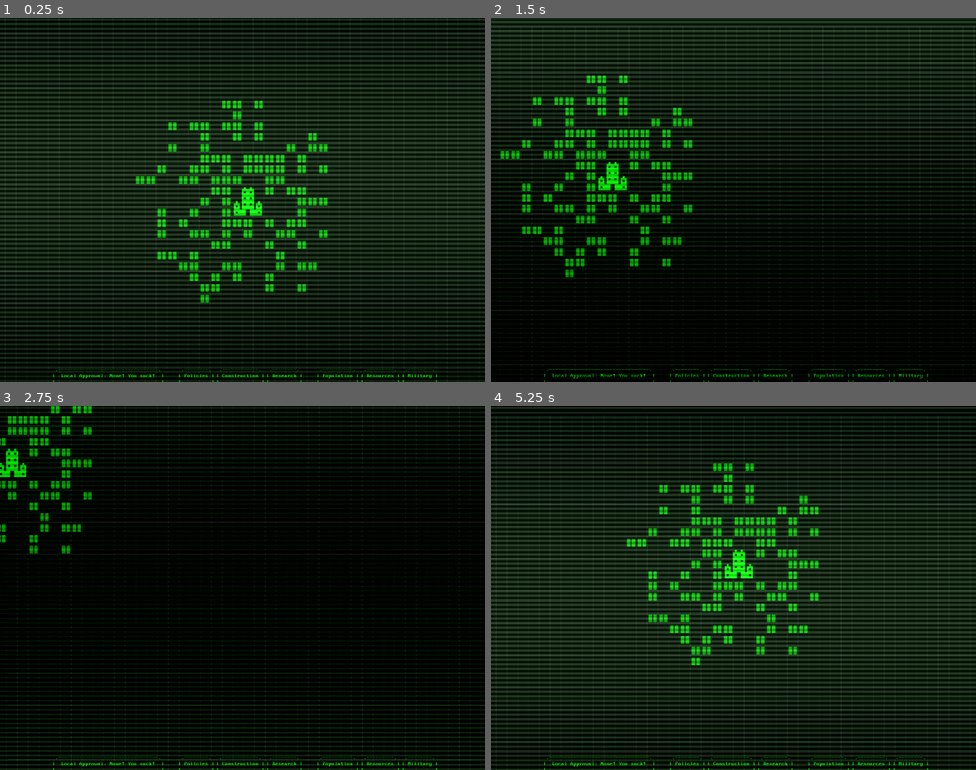
Above: before the commit, frames 1-4 (two rows, left to right).
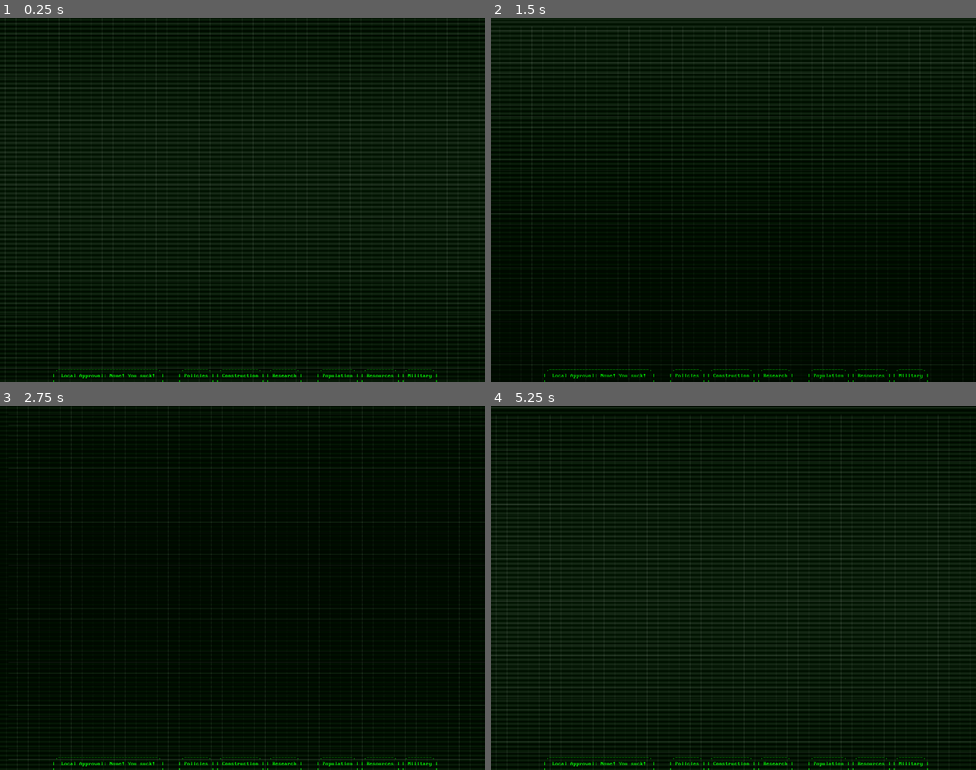
Above: after the commit, the same moments.

Repository: AlexHoratio/SATRAP
Game: Godot game, scene res://Scenes/satrap.tscn
The game is run twice, just before and just after one commit, with the same random seed, the same clock (stepped at 60 frames per second) and the same inputs. This scene is started directly instead of the project's main scene.
Inputs (mouse positions are in pixels of both pictures, inside the frame that each line leads up to):
- Up to frame 1 (0.25 s): no input
- Up to frame 2 (1.5 s): move the mouse to (840, 181) at 0.52 s; hold D (right) 0.53-1.28 s; click (840, 181) at 0.6 s; move the mouse to (636, 218) at 1.27 s; hold S (down) from 1.28 s (still down); click (636, 218) at 1.35 s
- Up to frame 3 (2.75 s): move the mouse to (291, 507) at 2.02 s; release S (down) at 2.03 s; hold D (right) from 2.03 s (still down); click (291, 507) at 2.1 s
- Up to frame 4 (5.25 s): move the mouse to (709, 660) at 2.77 s; release D (right) at 2.78 s; hold W (up) 2.78-3.53 s; click (709, 660) at 2.85 s; move the mouse to (879, 642) at 3.52 s; hold A (left) 3.53-5.03 s; click (879, 642) at 3.6 s; move the mouse to (588, 533) at 4.27 s; click (588, 533) at 4.35 s; move the mouse to (757, 588) at 5.02 s; hold S (down) from 5.03 s (still down); click (757, 588) at 5.1 s

The runs differ from the first frame. In frame 1, 4.6% of the frame differs, in the area x 1-99%, y 22-99%; in frame 2, 4.0%; in frame 3, 2.1%; in frame 4, 4.5%.

Commit message:
graphics upd8

Diff:
--- /dev/null
+++ b/Prefabs/Entities/admin.gd
@@ -0,0 +1 @@
+extends Building
--- a/Prefabs/Entities/admin.tscn
+++ b/Prefabs/Entities/admin.tscn
@@ -1,11 +1,13 @@
 [gd_scene format=3 uid="uid://b6ykb813r16tu"]
 
 [ext_resource type="PackedScene" uid="uid://c6gatc2wlssfe" path="res://Prefabs/Entities/building.tscn" id="1_tmxoc"]
-[ext_resource type="Texture2D" uid="uid://c7fy5u3htdp8y" path="res://Graphics/Entities/Sprites/Administrative.png" id="2_et0ow"]
+[ext_resource type="Script" uid="uid://ylu0grg76782" path="res://Prefabs/Entities/admin.gd" id="2_4w0yw"]
+[ext_resource type="Texture2D" uid="uid://pb5wyfbdpa07" path="res://Graphics/Entities/Sprites/Administrative2.png" id="2_et0ow"]
 
 [node name="building" unique_id=1304179753 instance=ExtResource("1_tmxoc")]
+script = ExtResource("2_4w0yw")
 
 [node name="Sprite2D" type="Sprite2D" parent="." index="0" unique_id=2134217759]
 texture_filter = 1
-scale = Vector2(6, 6)
+scale = Vector2(2, 2)
 texture = ExtResource("2_et0ow")
--- /dev/null
+++ b/Prefabs/Entities/circulatory_gate.gd
@@ -0,0 +1,4 @@
+extends Building
+
+func _ready():
+	super()
--- /dev/null
+++ b/Prefabs/Entities/circulatory_gate.tscn
@@ -0,0 +1,13 @@
+[gd_scene format=3 uid="uid://ofprkwaoi7ik"]
+
+[ext_resource type="PackedScene" uid="uid://c6gatc2wlssfe" path="res://Prefabs/Entities/building.tscn" id="1_ab3bx"]
+[ext_resource type="Script" uid="uid://1imu4dt01tpb" path="res://Prefabs/Entities/circulatory_gate.gd" id="2_wmcm0"]
+[ext_resource type="Texture2D" uid="uid://cx7hf8rrobypx" path="res://Graphics/Entities/Sprites/Circulatory Entrance.png" id="2_y8pay"]
+
+[node name="building" unique_id=1304179753 instance=ExtResource("1_ab3bx")]
+script = ExtResource("2_wmcm0")
+
+[node name="Sprite2D" type="Sprite2D" parent="." index="0" unique_id=1961335286]
+texture_filter = 1
+scale = Vector2(2, 2)
+texture = ExtResource("2_y8pay")
--- a/Prefabs/Entities/civil.tscn
+++ b/Prefabs/Entities/civil.tscn
@@ -1,7 +1,7 @@
 [gd_scene format=3 uid="uid://ero38gx06f72"]
 
 [ext_resource type="PackedScene" uid="uid://c6gatc2wlssfe" path="res://Prefabs/Entities/building.tscn" id="1_frv1a"]
-[ext_resource type="Texture2D" uid="uid://dr8xixatwevf5" path="res://Graphics/Entities/Sprites/Civil.png" id="2_rww8v"]
+[ext_resource type="Texture2D" uid="uid://cn16gmwqym41x" path="res://Graphics/Entities/Sprites/Civil3.png" id="2_rww8v"]
 
 [node name="building" unique_id=1304179753 instance=ExtResource("1_frv1a")]
 
--- /dev/null
+++ b/Prefabs/Entities/village.gd
@@ -0,0 +1,6 @@
+extends Building
+
+func _ready():
+	super()
+
+	$Sprite2D.frame = randi()%2
--- /dev/null
+++ b/Prefabs/Entities/village.tscn
@@ -0,0 +1,29 @@
+[gd_scene format=3 uid="uid://bc6xxdb81ijy7"]
+
+[ext_resource type="PackedScene" uid="uid://c6gatc2wlssfe" path="res://Prefabs/Entities/building.tscn" id="1_h2yeb"]
+[ext_resource type="Script" uid="uid://bcn5j1onw8t0a" path="res://Prefabs/Entities/village.gd" id="2_foefc"]
+[ext_resource type="Texture2D" uid="uid://cbi8jcs08hkrr" path="res://Graphics/Entities/Sprites/Village1.png" id="2_pbw8d"]
+[ext_resource type="Texture2D" uid="uid://b5dsdtl0dg5un" path="res://Graphics/Entities/Sprites/Village2.png" id="3_foefc"]
+
+[sub_resource type="SpriteFrames" id="SpriteFrames_af5lw"]
+animations = [{
+"frames": [{
+"duration": 1.0,
+"texture": ExtResource("2_pbw8d")
+}, {
+"duration": 1.0,
+"texture": ExtResource("3_foefc")
+}],
+"loop": 1,
+"name": &"default",
+"speed": 5.0
+}]
+
+[node name="building" unique_id=1304179753 instance=ExtResource("1_h2yeb")]
+script = ExtResource("2_foefc")
+
+[node name="Sprite2D" type="AnimatedSprite2D" parent="." index="0" unique_id=369786396]
+texture_filter = 1
+scale = Vector2(2, 2)
+sprite_frames = SubResource("SpriteFrames_af5lw")
+frame = 1
--- a/Scenes/satrap.tscn
+++ b/Scenes/satrap.tscn
@@ -5,6 +5,7 @@
 [ext_resource type="FontFile" uid="uid://umn6u7qbb6il" path="res://Graphics/Fonts/MorePerfectDOSVGA.ttf" id="3_y32xm"]
 [ext_resource type="Script" uid="uid://cvgypix1816iu" path="res://Scenes/world.gd" id="4_iv1gs"]
 [ext_resource type="Script" uid="uid://bxhyagvikexol" path="res://Scenes/world_camera.gd" id="7_42a5o"]
+[ext_resource type="Texture2D" uid="uid://34yg22s20ts1" path="res://Graphics/72_Goeta_sigils.png" id="10_5jg8x"]
 
 [sub_resource type="Shader" id="Shader_u8pq8"]
 code = "shader_type canvas_item;
@@ -52,7 +53,7 @@
 
 
 
-	COLOR = screen;
+	COLOR = screen * vec4(1.0, 1.0, 1.0, 0.5);
 
 
 	COLOR.rgb += vec3(scanlines1);
@@ -410,6 +411,7 @@
 script = ExtResource("4_iv1gs")
 
 [node name="buildings" type="Node2D" parent="world" unique_id=1515735873]
+visible = false
 
 [node name="Camera2D" type="Camera2D" parent="." unique_id=62294094]
 position = Vector2(720, 540)
@@ -417,4 +419,9 @@
 position_smoothing_speed = 20.0
 script = ExtResource("7_42a5o")
 
+[node name="72GoetaSigils" type="Sprite2D" parent="." unique_id=2011079186]
+visible = false
+position = Vector2(730, 520)
+texture = ExtResource("10_5jg8x")
+
 [connection signal="pressed" from="asdfasd" to="." method="_on_asdfasd_pressed"]
--- a/Scenes/world.gd
+++ b/Scenes/world.gd
@@ -47,14 +47,51 @@
 	$buildings.add_child(admin)
 
 
-	for i in range(100):
-		var civil = load("res://Prefabs/Entities/civil.tscn").instantiate()
-		var building_position = Vector2(720, 540) + Vector2(300 * randf(), 0).rotated(2 * PI * randf())
+	for i in range(1 + randi()%2):
+		var radius = 1200
+		var min_radius = 800
+		var village = load("res://Prefabs/Entities/village.tscn").instantiate()
+		var building_position = Vector2(720, 540) + Vector2(min_radius + (radius - min_radius) * randf(), 0).rotated(2 * PI * randf())
 		building_position = building_position.snapped(tile_size)
 
 		var position_occupied = true
 		while position_occupied:
-			building_position = Vector2(720, 540) + Vector2(300 * randf(), 0).rotated(2 * PI * randf())
+			building_position = Vector2(720, 540) + Vector2(min_radius + (radius - min_radius) * randf(), 0).rotated(2 * PI * randf())
+			building_position = building_position.snapped(tile_size)
+			position_occupied = false
+			for building in get_tree().get_nodes_in_group("buildings"):
+				if building_position in building.occupied_tiles:
+					position_occupied = true
+
+		tile_offsets = [
+			Vector2(-1, 0),
+			Vector2(-1, 1),
+			Vector2(-1, -1),
+			Vector2(0, -1),
+			Vector2(0, 1),
+			Vector2(1, 1),
+			Vector2(1, 0),
+			Vector2(1, -1)
+		]
+		village.occupied_tiles.append(village.position)
+		for j in tile_offsets:
+			j.x *= tile_size.x
+			j.y *= tile_size.y
+			village.occupied_tiles.append(village.position + j)
+
+		village.position = building_position
+		$buildings.add_child(village)
+
+
+	for i in range(40):
+		var radius = 400
+		var civil = load("res://Prefabs/Entities/civil.tscn").instantiate()
+		var building_position = Vector2(720, 540) + Vector2(radius * randf(), 0).rotated(2 * PI * randf())
+		building_position = building_position.snapped(tile_size)
+
+		var position_occupied = true
+		while position_occupied:
+			building_position = Vector2(720, 540) + Vector2(radius * randf(), 0).rotated(2 * PI * randf())
 			building_position = building_position.snapped(tile_size)
 			position_occupied = false
 			for building in get_tree().get_nodes_in_group("buildings"):
@@ -63,3 +100,22 @@
 
 		civil.position = building_position
 		$buildings.add_child(civil)
+
+	for i in range(1):
+		var radius = 1600
+		var min_radius = 1500
+		var circulatory_gate = load("res://Prefabs/Entities/circulatory_gate.tscn").instantiate()
+		var building_position = Vector2(720, 540) + Vector2(min_radius + (radius - min_radius) * randf(), 0).rotated(2 * PI * randf())
+		building_position = building_position.snapped(tile_size)
+
+		var position_occupied = true
+		while position_occupied:
+			building_position = Vector2(720, 540) + Vector2(min_radius + (radius - min_radius) * randf(), 0).rotated(2 * PI * randf())
+			building_position = building_position.snapped(tile_size)
+			position_occupied = false
+			for building in get_tree().get_nodes_in_group("buildings"):
+				if building_position in building.occupied_tiles:
+					position_occupied = true
+
+		circulatory_gate.position = building_position
+		$buildings.add_child(circulatory_gate)
Binary file added: Graphics/1804.webp
Not shown, added: Graphics/1804.webp.import
Binary file added: Graphics/72_Goeta_sigils.png
Not shown, added: Graphics/72_Goeta_sigils.png.import
Binary file added: Graphics/Avant_Carcasse_bigflag_psycho3.jpg
Not shown, added: Graphics/Avant_Carcasse_bigflag_psycho3.jpg.import
Binary file added: Graphics/Entities/Sprites/Administrative2.png
Not shown, added: Graphics/Entities/Sprites/Administrative2.png.import
Binary file added: Graphics/Entities/Sprites/Civil3.png
Not shown, added: Graphics/Entities/Sprites/Civil3.png.import
Binary file added: Graphics/Entities/Sprites/Temple.png
Not shown, added: Graphics/Entities/Sprites/Temple.png.import
(and 11 more such lines)
